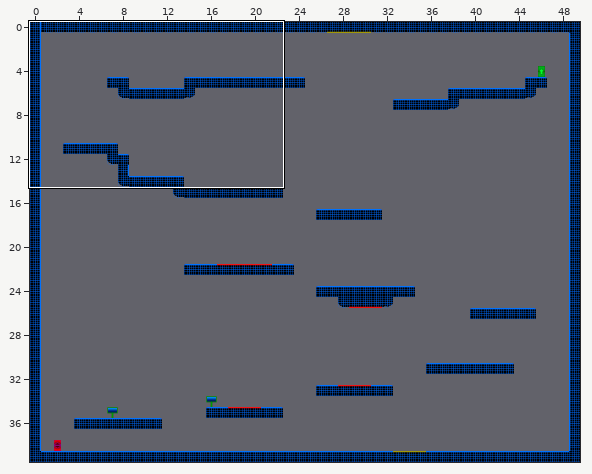
Two states of a Tiled map, Game/data/maps/TestComplete.tmx. The first picture is a wide view before the edit; the outline marks the close-up.
Close-up. Before:
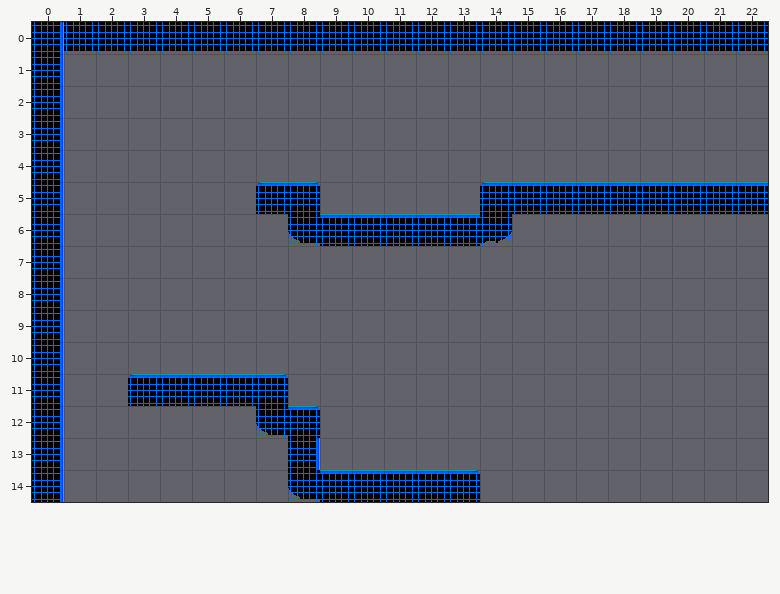
Cells are 32x32 px. Shown: x 0..22, y 0..14. The commit also changed other parts of the map, which this record leaves out.
Now the later version:
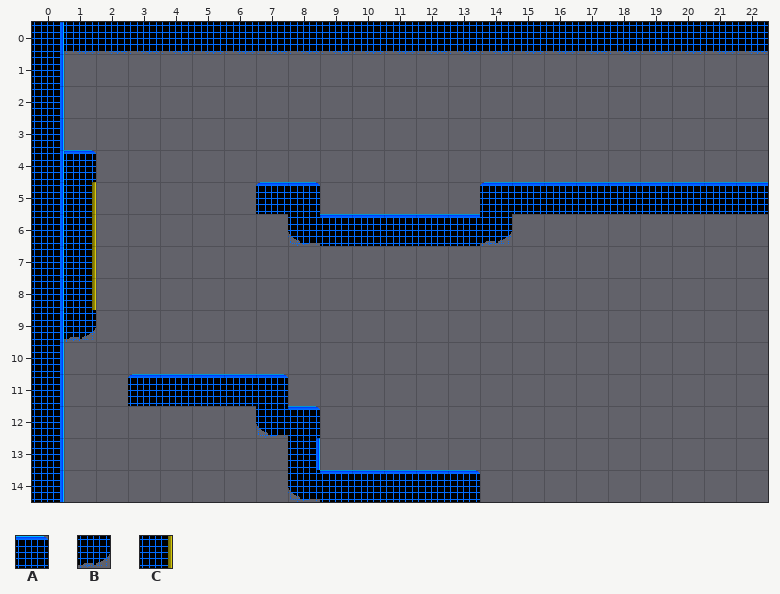
Key: from "TestTile": A 2, B 14, C 29.
_ is an empty cell.
The exact change:
Changed rows in their new state; . is an unchanged cell.
Layer "Livello tile 1":
first column x 1:
 4 A
 5 C
 6 C
 7 C
 8 C
 9 B
Where, in picture pixels (left, top, right, bottom), the same in both close-ups:
added: (64, 150, 96, 342)
